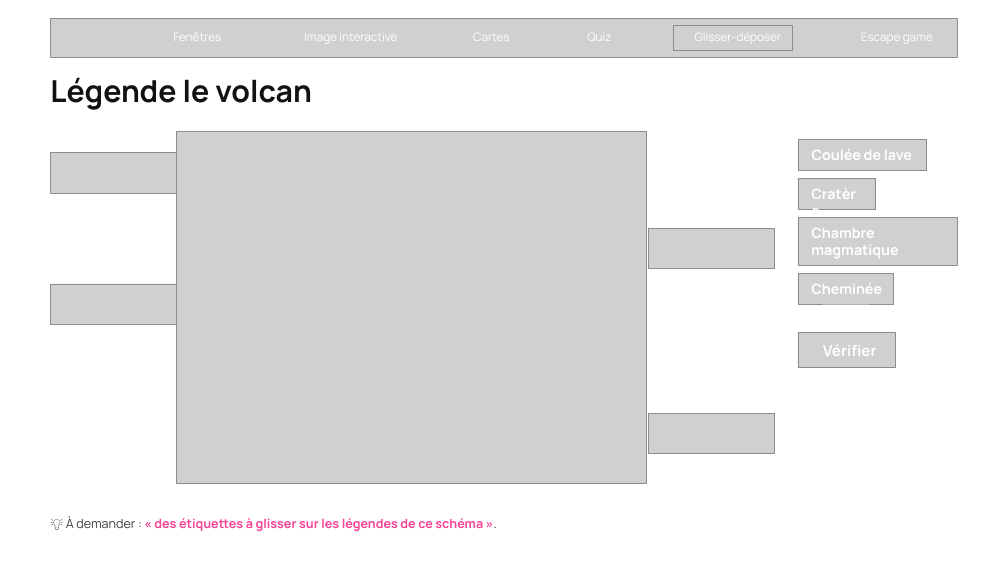
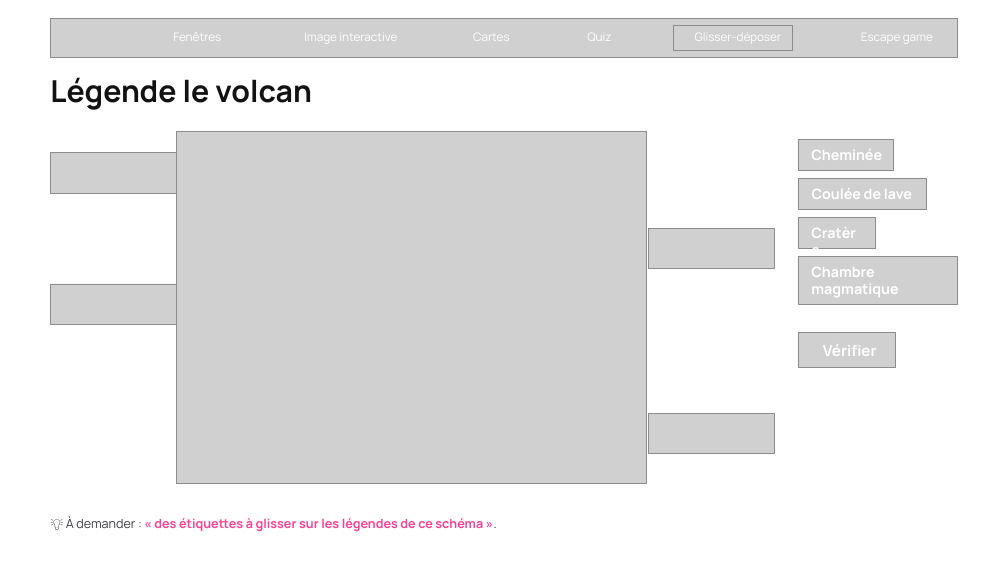
Before and after one commit to reynesmanon11-maker/reynesmanon11-maker.github.io, a slide deck: slide 7 of skills/livrables/vitrine.pptx. Drawn at 1008x567 pixels with LibreOffice and Linux fonts; fonts in the diff are those of the drawing; grey boxes stand for pictures; background and template pictures are left out. Boxes give left, top, right and bottom in pixels: in the first picture for what was removed or moved away, otherwise in the second. Text is boxed around its words. In the diff, an @@ line names an element or a change of style, - is before the commit and + after.

```diff
--- a/skills/livrables/vitrine.pptx
+++ b/skills/livrables/vitrine.pptx
@@ picture resized from (x1=799, y1=139, x2=926, y2=169) to (x1=799, y1=139, x2=895, y2=169) @@
@@ text "Cheminée" moved from (x1=811, y1=284, x2=882, y2=294) to (x1=811, y1=150, x2=882, y2=160) @@
@@ picture resized from (x1=799, y1=178, x2=876, y2=209) to (x1=799, y1=178, x2=926, y2=209) @@
@@ picture added at (x1=799, y1=218, x2=876, y2=248) @@
@@ 3 texts, 1 picture moved together from (x1=799, y1=150, x2=958, y2=265) to (x1=799, y1=189, x2=958, y2=304) @@
@@ picture removed at (x1=799, y1=274, x2=895, y2=304) @@
```
Also in this commit, not shown: 1 other slide changed, 5 other files.
